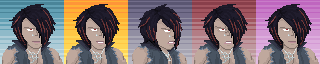
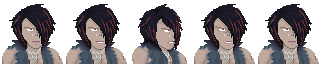
The second (320, 64) image is a revision of the first. Changes to its layers:
hid "emote" over [0, 0, 320, 64]
hid "grid" over [0, 0, 320, 64]
